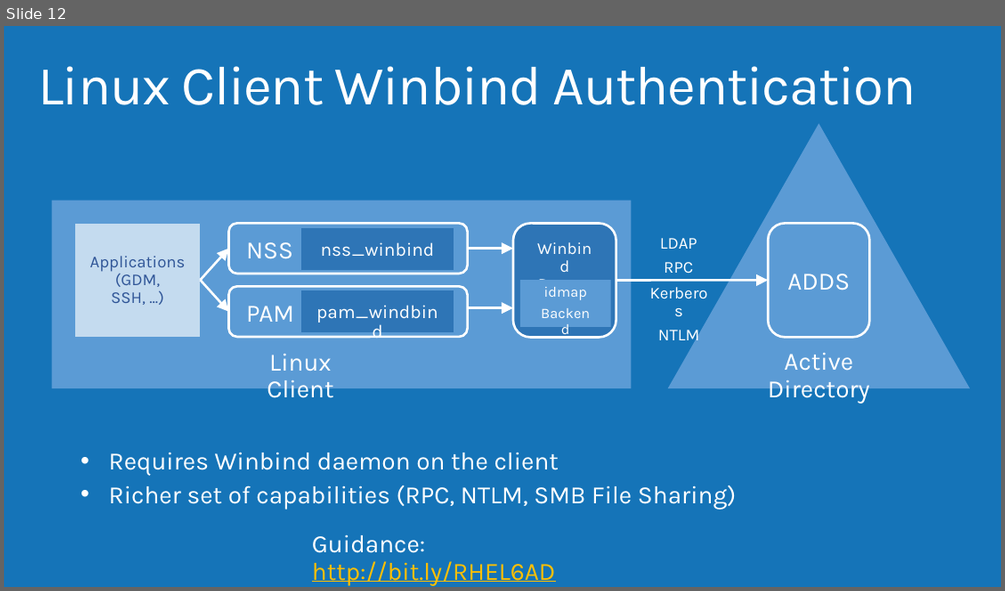
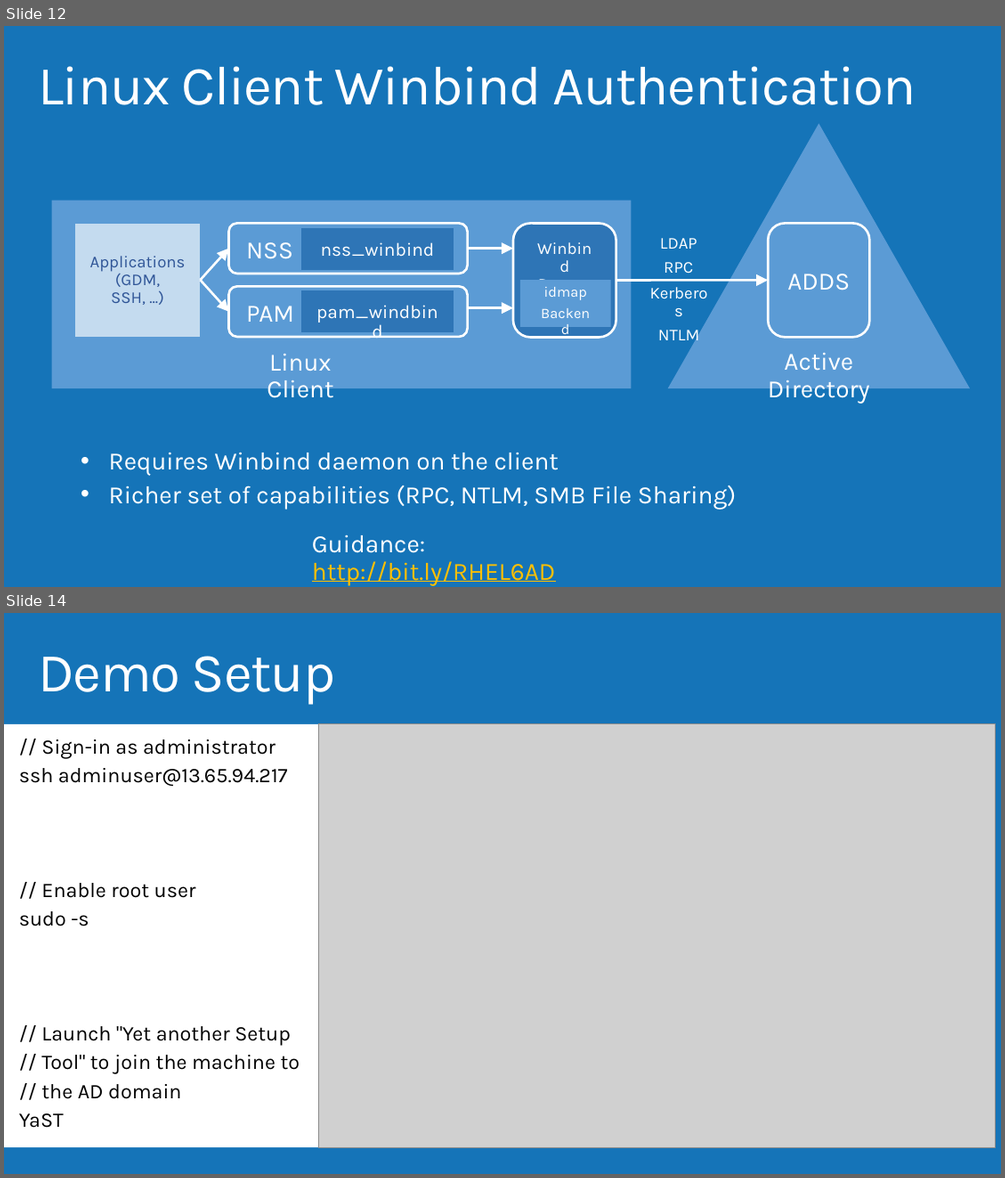
Before and after one commit to AzureCAT-GSI/SAP-on-Azure, a slide deck: SAP-on-Azure-Workshop-multi-day-/Presentations/Architecting VM Hybrid Solutions.pptx. Shown one above the other, each under a label of ours: slide 12 before the commit, slides 12 and 14 after it; the slides between them are not shown. The pictures are 1005x591 and 1005x1178 pixels, drawn with LibreOffice and Linux fonts; fonts in the diff are those of the drawing; grey boxes stand for pictures; background and template pictures are left out. Boxes give left, top, right and bottom in pixels: in the first picture for what was removed or moved away, otherwise in the second. Text is boxed around its words. In the diff, an @@ line names an element or a change of style, - is before the commit and + after.

```diff
--- a/SAP-on-Azure-Workshop-multi-day-/Presentations/Architecting VM Hybrid Solutions.pptx
+++ b/SAP-on-Azure-Workshop-multi-day-/Presentations/Architecting VM Hybrid Solutions.pptx
@@ slide 14 added at [4,613,1001,1174], background #1574B8 @@
@@ title added at [38,656,335,705], 52.9 pt, text #FFFFFF @@
+Demo Setup
@@ rectangle added at [4,724,334,1148], fill #FFFFFF, 20 pt, text #000000 @@
+// Sign-in as administrator
+ssh adminuser@13.65.94.217
+// Enable root user
+sudo -s
+// Launch "Yet another Setup
+// Tool" to join the machine to
+// the AD domain
+YaST
@@ picture added at [318,724,995,1148] @@
```
Also in this commit, not shown: 5 slides changed, 1 other slide added.
